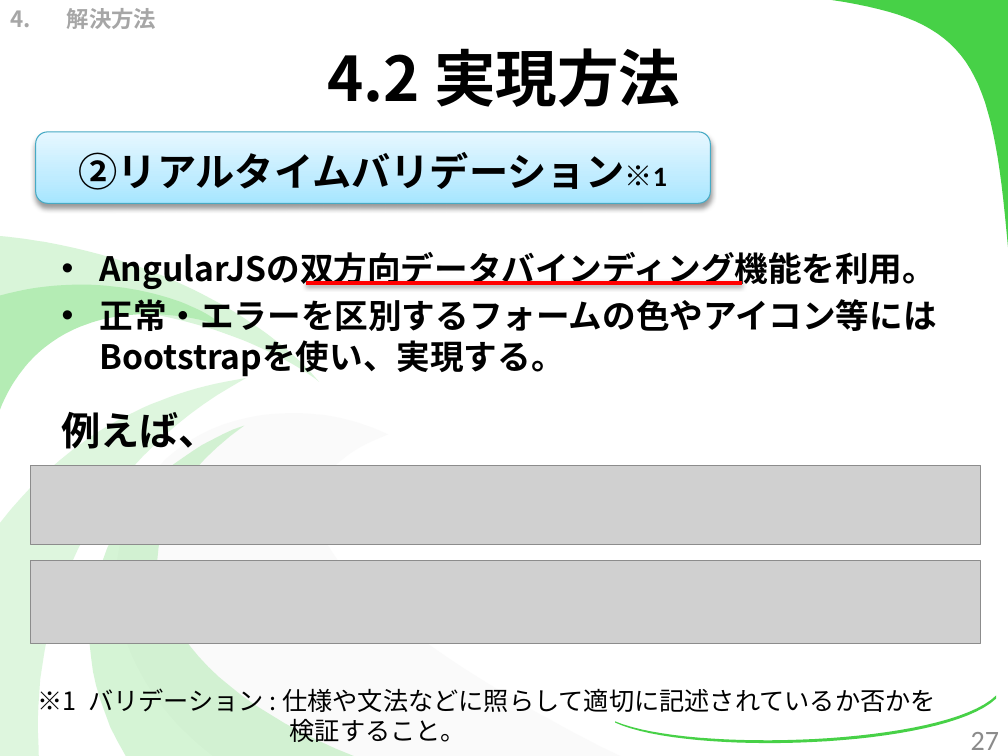
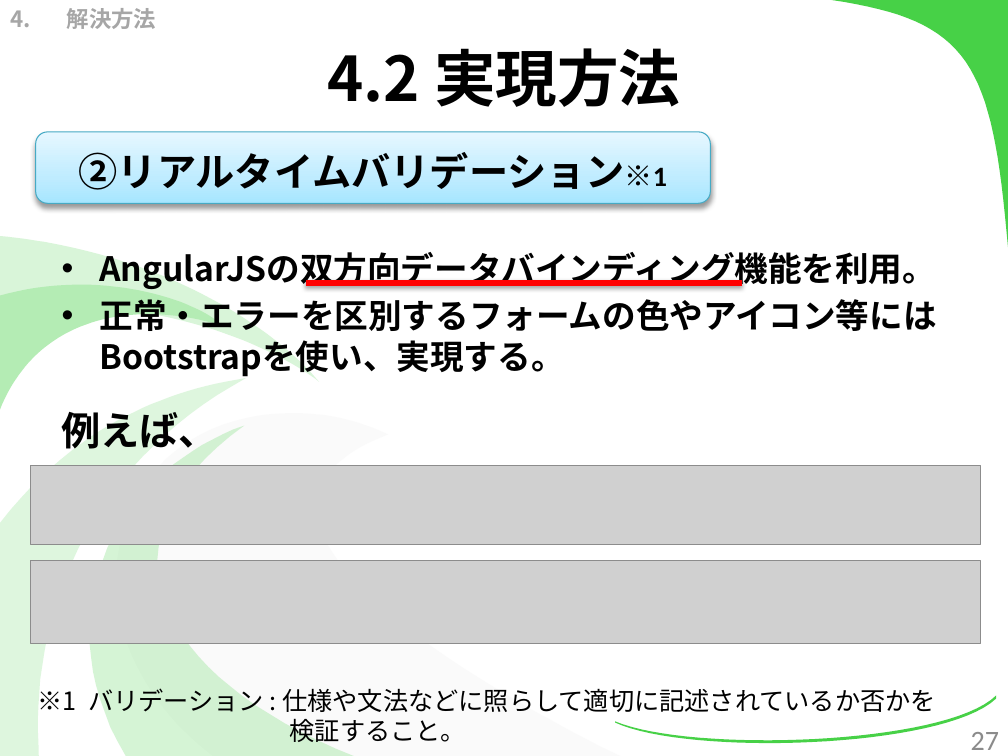
Before and after one commit to kotaro0717/Report-Management, a slide deck: slide 27 of 1.中間報告/3.発表資料/report_hokada.pptx. Drawn at 1008x756 pixels with LibreOffice and Linux fonts; fonts in the diff are those of the drawing; grey boxes stand for pictures. Boxes give left, top, right and bottom in pixels: in the first picture for what was removed or moved away, otherwise in the second. Text is boxed around its words. In the diff, an @@ line names an element or a change of style, - is before the commit and + after.

```diff
--- a/1.中間報告/3.発表資料/report_hokada.pptx
+++ b/1.中間報告/3.発表資料/report_hokada.pptx
@@ line (305, 283) - (742, 283): stroke #FF0000 3 pt to #FF0000 4.5 pt @@
```
Also in this commit, not shown: 23 other slides changed, 3 slides added.
